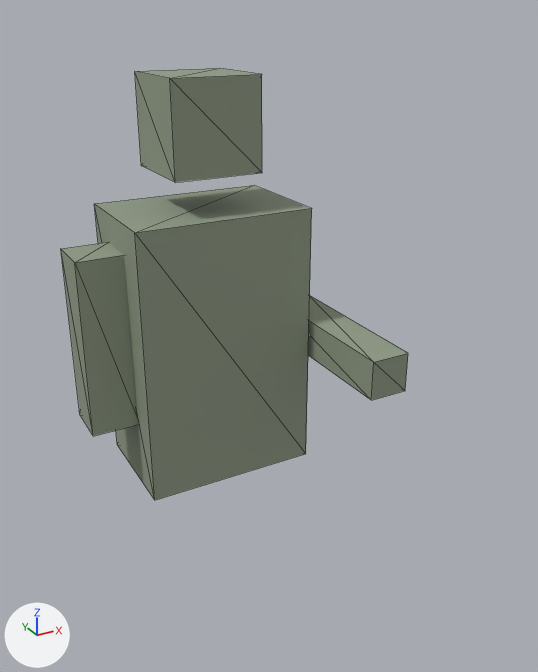
Two versions of the glTF model game/assets/units/bren.glb, one commit apart.
Before and after are seen from a 50 mm lens placed at (-0.728, -1.667, 1.795), pointed at (0.051, -0.251, 1.087). Arrows for +X, +Y and +Z are at lower left; the lights stay in place. The older version comes first. Mesh edges are drawn as thin lines. Where no turn or scale is listed for an object, it has been applied to the vertices. Vertices at exactly the same position are counted once.

Before the edit, the objects in view are built like this:
```python
mat_camo = principled_material('camo')
mat_camo.base_color = (0.28, 0.33, 0.24)  # grey #909b86
mat_camo.roughness = 0.8
me_arm_l = bpy.data.meshes.new('Arm_L')
me_arm_l.from_pydata(...)  # a box spanning x -0.06..0.06, y -0.06..0.06, z -0.225..0.225
me_arm_l.materials.append(mat_camo)  # grey #909b86
me_arm_r = bpy.data.meshes.new('Arm_R')
me_arm_r.from_pydata(...)  # a box spanning x -0.05..0.05, y -0.225..0.225, z -0.05..0.05
me_arm_r.materials.append(mat_camo)  # grey #909b86
me_body = bpy.data.meshes.new('Body')
me_body.from_pydata(...)  # a box spanning x -0.225..0.225, y -0.15..0.15, z -0.35..0.35
me_body.materials.append(mat_camo)  # grey #909b86
me_head = bpy.data.meshes.new('Head')
me_head.from_pydata(...)  # a box spanning x -0.11..0.11, y -0.11..0.11, z -0.11..0.11
me_head.materials.append(mat_camo)  # grey #909b86
ob_arm_l = bpy.data.objects.new('Arm_L', me_arm_l)
ob_arm_l.location = (-0.28, 0.0, 1.05)
ob_arm_r = bpy.data.objects.new('Arm_R', me_arm_r)
ob_arm_r.location = (0.28, -0.2, 1.0)
ob_body = bpy.data.objects.new('Body', me_body)
ob_body.location = (0.0, 0.0, 1.0)
ob_head = bpy.data.objects.new('Head', me_head)
ob_head.location = (0.0, 0.0, 1.55)
```
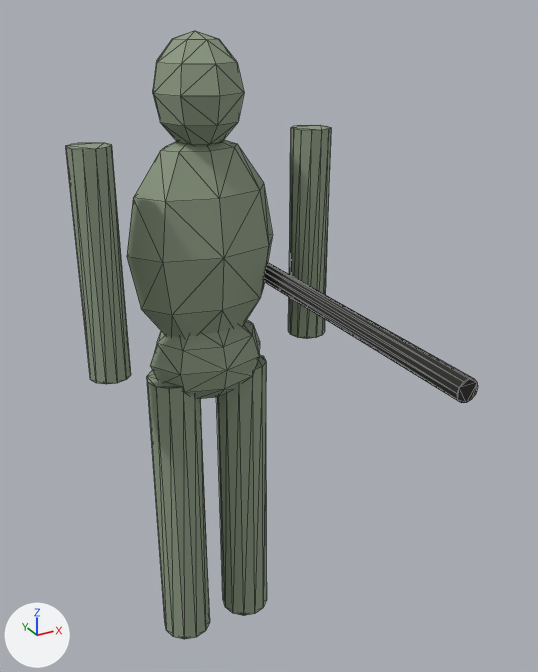
The change in detail:
Material 'camo' (mat_camo) changes colour from grey #909b86 to grey #8e9b84; in linear values from (0.28, 0.33, 0.24) to (0.27, 0.33, 0.23).
In material 'camo' (mat_camo), roughness goes from 0.8 to 0.86.
Material 'track' (mat_track) is new.
Its base color is (0.02, 0.02, 0.018) (black #272724).
Its roughness is 0.9.
me_arm_l is used by ob_arm_l; location (-0.28, 0.0, 1.05).
me_arm_l had 8 vertices, 12 faces and spanned x -0.06..0.06, y -0.06..0.06, z -0.225..0.225.
me_arm_l now has 24 vertices, 44 faces and spans x -0.05..0.05, y -0.05..0.05, z -0.275..0.275.
me_arm_l part 1: the whole mesh is rebuilt.
me_arm_r is used by ob_arm_r; location (0.28, -0.2, 1.0).
me_arm_r had 8 vertices, 12 faces and spanned x -0.05..0.05, y -0.225..0.225, z -0.05..0.05.
me_arm_r now has 24 vertices, 44 faces and spans x -0.05..0.05, y -0.05..0.05, z -0.275..0.275.
me_arm_r part 2: 24 vertices added at x -0.05..0.05, y -0.05..0.05, z -0.275..0.275, forming a 12-sided cylinder along z.
me_arm_r part 3: 8 vertices removed from x -0.05..0.05, y -0.225..0.225, z -0.05..0.05.
me_head is used by ob_head; location (0.0, 0.0, 1.55).
me_head had 8 vertices, 12 faces and spanned x -0.11..0.11, y -0.11..0.11, z -0.11..0.11.
me_head now has 42 vertices, 80 faces and spans x -0.11..0.11, y -0.12..0.12, z -0.13..0.13.
me_head part 4: 8 vertices removed from x -0.11..0.11, y -0.11..0.11, z -0.11..0.11; 42 vertices added at x -0.11..0.11, y -0.12..0.12, z -0.13..0.13, forming an icosphere of 80 faces.
Mesh me_torso is new.
It is an icosphere of 80 faces spanning x -0.2..0.2, y -0.12..0.12, z -0.28..0.28.
It uses material mat_camo (grey #8e9b84).
Mesh me_rifle is new.
It has 24 vertices, 44 faces and spans x -0.025..0.025, y -0.425..0.425, z -0.025..0.025.
It uses material mat_track (black #272724).
Mesh me_leg_r is new.
It is a 12-sided cylinder along z spanning x -0.07..0.07, y -0.07..0.07, z -0.425..0.425.
It uses material mat_camo (grey #8e9b84).
Object 'Arm_L' (ob_arm_l) moves from (-0.28, 0.0, 1.05) to (-0.28, -0.05, 1.25).
Object 'Arm_R' (ob_arm_r) moves from (0.28, -0.2, 1.0) to (0.28, -0.05, 1.25).
Object 'Body' (ob_body) is deleted.
Object 'Head' (ob_head) moves from (0.0, 0.0, 1.55) to (0.0, 0.0, 1.62).
Object 'Torso' (ob_torso) is new; it shows me_torso.
Its location is (0.0, 0.0, 1.25).
Object 'Rifle' (ob_rifle) is new; it shows me_rifle.
Its location is (0.18, -0.35, 1.15).
Object 'Leg_R' (ob_leg_r) is new; it shows me_leg_r.
Its location is (0.1, 0.0, 0.48).
Object 'Leg_L' (ob_leg_l) is new; it shows a copy of me_leg_r.
Its location is (-0.1, 0.0, 0.48).

Where the change shows, as pixel boxes (x1, y1, x2, y2) in the pictures (538 x 672 px):
'Body', deleted: before (94, 185, 312, 500)
'Torso', added: after (127, 139, 273, 338)
'Arm_L', recoloured, surface changed, reshaped, moved (15% narrower, 25% taller): before (61, 242, 138, 436); after (66, 142, 131, 384)
'Head', reshaped, moved (28% narrower): before (135, 68, 262, 182); after (153, 30, 244, 145)
'Arm_R', recoloured, surface changed, reshaped, moved: before (308, 296, 408, 400); after (288, 125, 331, 339)
'Leg_L', added: after (147, 370, 210, 640)
'Leg_R', added: after (217, 354, 267, 616)
'Pelvis', now drawn: after (151, 320, 260, 399)
'Rifle', added: after (264, 263, 478, 403)
part 2 of me_arm_r, added: after (288, 125, 331, 339)
part 3 of me_arm_r, deleted: before (308, 296, 408, 400)
